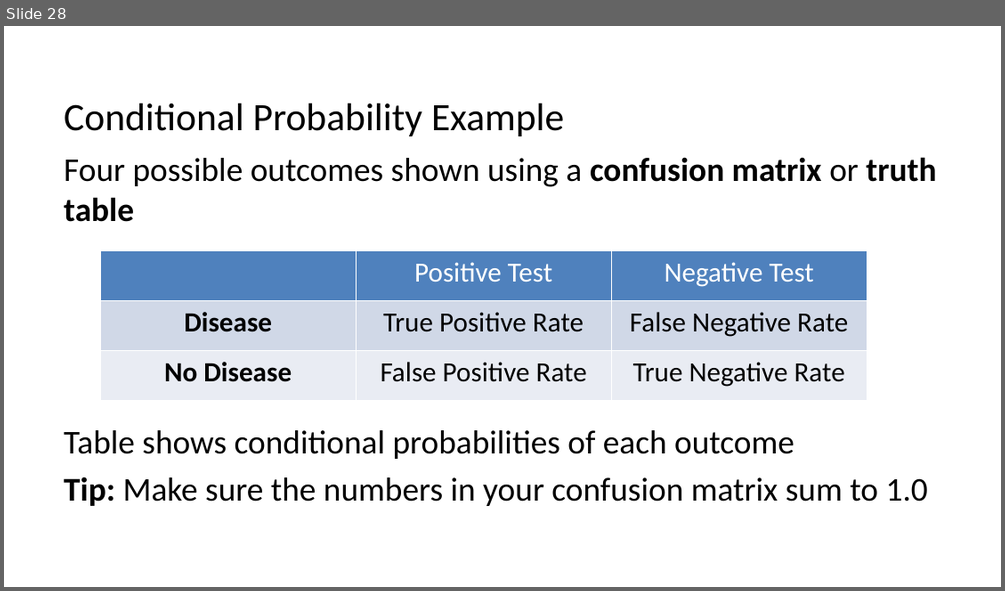
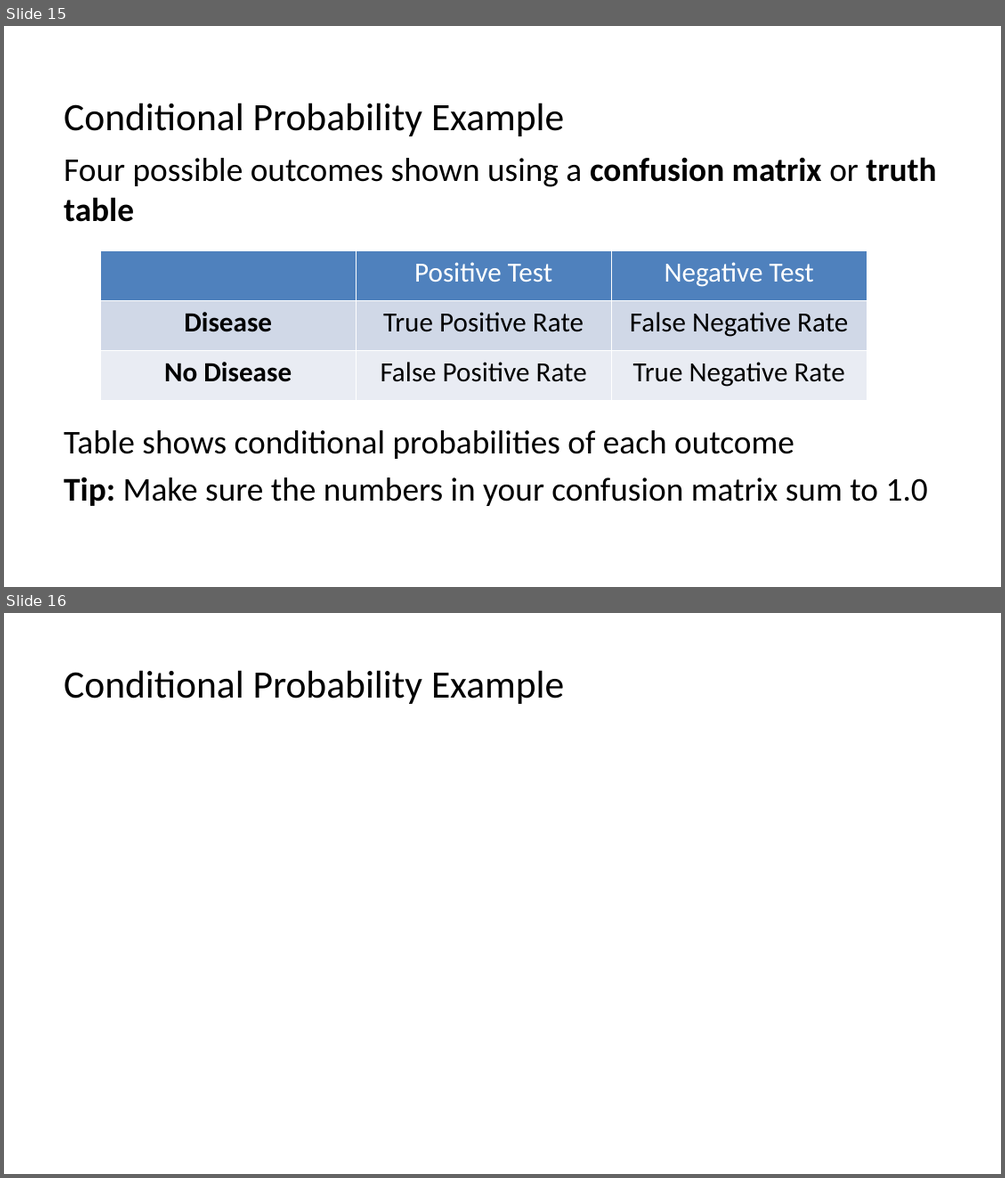
Before and after one commit to StephenElston/CSCI-E-83, a slide deck: LectureSlides/03b_WhenOneThingDependsOnAother.pptx. Shown one above the other, each under a label of ours: slide 28 before the commit, slides 15 and 16 after it. The pictures are 1005x591 and 1005x1178 pixels, drawn with LibreOffice and Linux fonts; fonts in the diff are those of the drawing; grey boxes stand for pictures. Boxes give left, top, right and bottom in pixels: in the first picture for what was removed or moved away, otherwise in the second. Text is boxed around its words. In the diff, an @@ line names an element or a change of style, - is before the commit and + after.

```diff
--- a/LectureSlides/03b_WhenOneThingDependsOnAother.pptx
+++ b/LectureSlides/03b_WhenOneThingDependsOnAother.pptx
@@ slide 16 added at (4, 613, 1001, 1174), background #FFFFFF @@
@@ title added at (64, 670, 564, 704), 28 pt, text #000000 @@
+Conditional Probability Example
@@ what was slide 28 is now slide 15 @@
```
